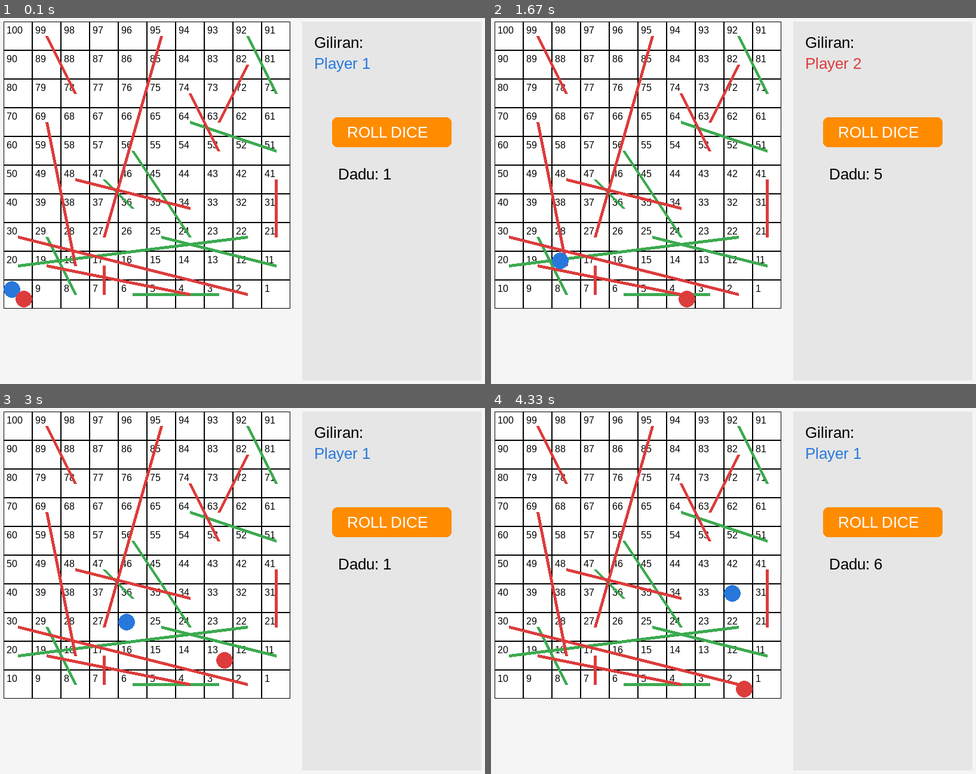
Above: before the commit, frames 1-4 (two rows, left to right).
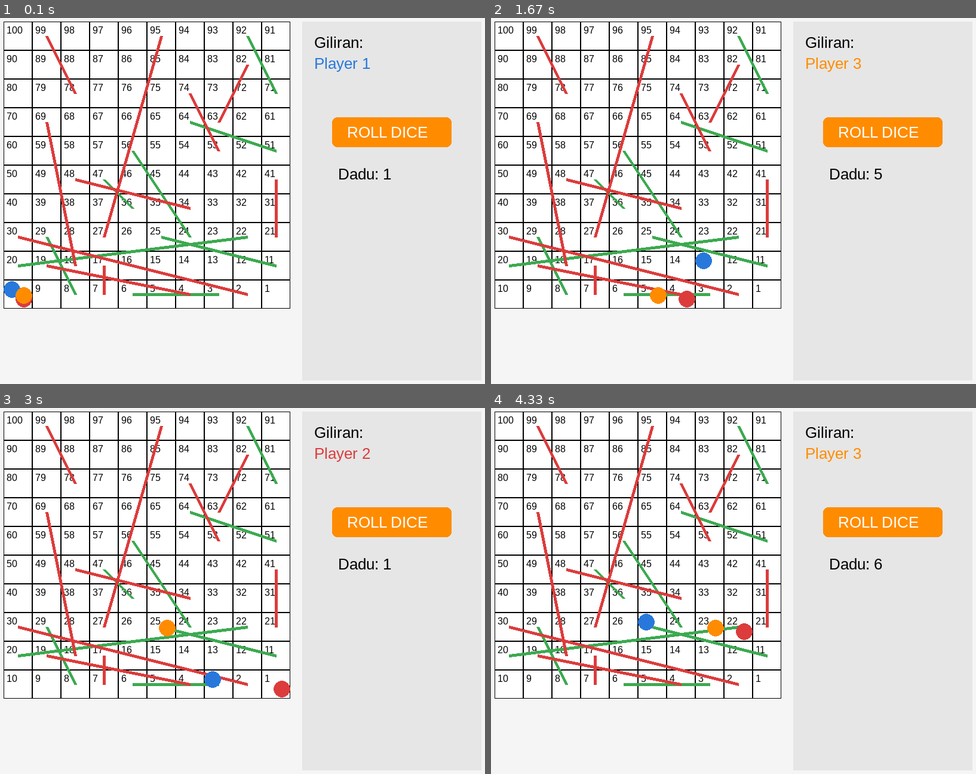
Above: after the commit, the same moments.

Repository: Justizz10/snake-ladder-oop
Game: pygame game, started from pygame_snake_ladder.py
The game is run twice, just before and just after one commit, with the same random seed, the same clock (stepped at 60 frames per second) and the same inputs.
Inputs:
- Up to frame 1 (0.1 s): no input
- Up to frame 2 (1.67 s): tap Space at 0.33, 0.73, 1.03, 1.23, 1.57 s
- Up to frame 3 (3 s): tap Space at 1.87, 2.07, 2.37, 2.63, 2.97 s
- Up to frame 4 (4.33 s): tap Space at 3.27, 3.4, 3.8, 4.1 s

The runs differ from the first frame. In frame 1, 0.1% of the frame differs, in the area x 3-7%, y 73-79%; in frame 2, 0.5%; in frame 3, 0.7%; in frame 4, 0.7%, in the area x 30-77%, y 10-80%.

Commit message:
laporan pdf

Diff:
--- a/pygame_snake_ladder.py
+++ b/pygame_snake_ladder.py
@@ -119,7 +119,8 @@
         self.dice = Dice()
         self.players = [
             Player("Player 1", BLUE),
-            Player("Player 2", RED)
+            Player("Player 2", RED),
+            Player("Player 3", ORANGE)
         ]
         self.current = 0
         self.move_queue = deque()
@@ -165,7 +166,7 @@
         SCREEN.fill(BG)
         self.board.draw(SCREEN)
 
-        offsets = [(-10, -8), (10, 8)]
+        offsets = [(-10, -8), (10, 8), (10, 2)]
         for i, p in enumerate(self.players):
             p.draw(SCREEN, self.board, offsets[i])
 
--- /dev/null
+++ b/pygame_tanpa_oop.py
@@ -0,0 +1,176 @@
+import pygame
+import random
+import sys
+from collections import deque
+
+pygame.init()
+
+# ================= KONFIGURASI =================
+WIDTH, HEIGHT = 900, 650
+BOARD_SIZE = 480
+CELL = BOARD_SIZE // 10
+MARGIN_TOP = 20
+MARGIN_LEFT = 20
+
+WHITE = (255, 255, 255)
+BLACK = (0, 0, 0)
+BLUE = (40, 120, 220)
+RED = (220, 60, 60)
+GREEN = (60, 170, 80)
+ORANGE = (255, 140, 0)
+BG = (245, 245, 245)
+
+FONT = pygame.font.SysFont("Arial", 16)
+BIG_FONT = pygame.font.SysFont("Arial", 26)
+
+SCREEN = pygame.display.set_mode((WIDTH, HEIGHT))
+pygame.display.set_caption("Ular Tangga - Non OOP Version")
+
+CLOCK = pygame.time.Clock()
+FPS = 60
+
+LADDERS = {3:22, 5:8, 11:26, 20:29, 27:56, 36:44, 51:67, 71:92}
+SNAKES = {17:4, 19:7, 21:9, 43:34, 50:30, 62:18, 74:53, 89:68, 95:24, 99:78}
+
+# ================= DATA GAME =================
+players = [
+    {"name": "Player 1", "color": BLUE, "pos": 1},
+    {"name": "Player 2", "color": RED, "pos": 1}
+]
+
+current_player = 0
+dice_value = 1
+move_queue = deque()
+game_over = False
+
+panel_x = MARGIN_LEFT + BOARD_SIZE + 30
+roll_btn = pygame.Rect(panel_x + 40, 180, 200, 50)
+
+# ================= FUNGSI =================
+def get_coordinates(pos):
+    idx = pos - 1
+    row = idx // 10
+    col = idx % 10
+    draw_row = 9 - row
+    draw_col = col if row % 2 == 0 else 9 - col
+    x = MARGIN_LEFT + draw_col * CELL + CELL // 2
+    y = MARGIN_TOP + draw_row * CELL + CELL // 2
+    return x, y
+
+def draw_board():
+    num = 100
+    for r in range(10):
+        for c in range(10):
+            x = MARGIN_LEFT + c * CELL
+            y = MARGIN_TOP + r * CELL
+            pygame.draw.rect(SCREEN, WHITE, (x, y, CELL, CELL))
+            pygame.draw.rect(SCREEN, BLACK, (x, y, CELL, CELL), 1)
+            txt = FONT.render(str(num), True, BLACK)
+            SCREEN.blit(txt, (x + 5, y + 5))
+            num -= 1
+
+    for s, e in LADDERS.items():
+        pygame.draw.line(SCREEN, GREEN, get_coordinates(s), get_coordinates(e), 5)
+
+    for s, e in SNAKES.items():
+        pygame.draw.line(SCREEN, RED, get_coordinates(s), get_coordinates(e), 5)
+
+def draw_players():
+    offsets = [(-10, -8), (10, 8)]
+    for i, p in enumerate(players):
+        x, y = get_coordinates(p["pos"])
+        ox, oy = offsets[i]
+        pygame.draw.circle(SCREEN, p["color"], (x + ox, y + oy), 14)
+
+def roll_dice():
+    global dice_value
+    dice_value = random.randint(1, 6)
+    return dice_value
+
+def handle_roll():
+    global move_queue
+    if game_over or move_queue:
+        return
+
+    value = roll_dice()
+    player = players[current_player]
+    start = player["pos"]
+    target = min(100, start + value)
+
+    for p in range(start + 1, target + 1):
+        move_queue.append(p)
+
+def update_game():
+    global current_player, game_over
+
+    if move_queue:
+        players[current_player]["pos"] = move_queue.popleft()
+
+        if not move_queue:
+            pos = players[current_player]["pos"]
+
+            if pos in LADDERS:
+                players[current_player]["pos"] = LADDERS[pos]
+            elif pos in SNAKES:
+                players[current_player]["pos"] = SNAKES[pos]
+
+            if players[current_player]["pos"] == 100:
+                game_over = True
+            else:
+                current_player = (current_player + 1) % len(players)
+
+def draw_ui():
+    SCREEN.fill(BG)
+    draw_board()
+    draw_players()
+
+    pygame.draw.rect(SCREEN, (230, 230, 230), (panel_x - 10, 20, 300, 600))
+
+    turn = BIG_FONT.render("Giliran:", True, BLACK)
+    SCREEN.blit(turn, (panel_x + 10, 40))
+
+    name = BIG_FONT.render(
+        players[current_player]["name"],
+        True,
+        players[current_player]["color"]
+    )
+    SCREEN.blit(name, (panel_x + 10, 75))
+
+    pygame.draw.rect(SCREEN, ORANGE, roll_btn, border_radius=8)
+    txt = BIG_FONT.render("ROLL DICE", True, WHITE)
+    SCREEN.blit(txt, (roll_btn.x + 25, roll_btn.y + 10))
+
+    dice_txt = BIG_FONT.render(f"Dadu: {dice_value}", True, BLACK)
+    SCREEN.blit(dice_txt, (panel_x + 50, 260))
+
+    if game_over:
+        win = BIG_FONT.render("MENANG!", True, GREEN)
+        SCREEN.blit(win, (panel_x + 60, 320))
+
+    pygame.display.update()
+
+# ================= MAIN LOOP =================
+def main():
+    running = True
+    while running:
+        CLOCK.tick(FPS)
+
+        for e in pygame.event.get():
+            if e.type == pygame.QUIT:
+                running = False
+
+            if e.type == pygame.KEYDOWN and e.key == pygame.K_SPACE:
+                handle_roll()
+
+            if e.type == pygame.MOUSEBUTTONDOWN:
+                if roll_btn.collidepoint(e.pos):
+                    handle_roll()
+
+        update_game()
+        draw_ui()
+
+    pygame.quit()
+    sys.exit()
+
+if __name__ == "__main__":
+    main()
Not shown, added: Faizul Kamil_24091397045_UASPBO.pdf
